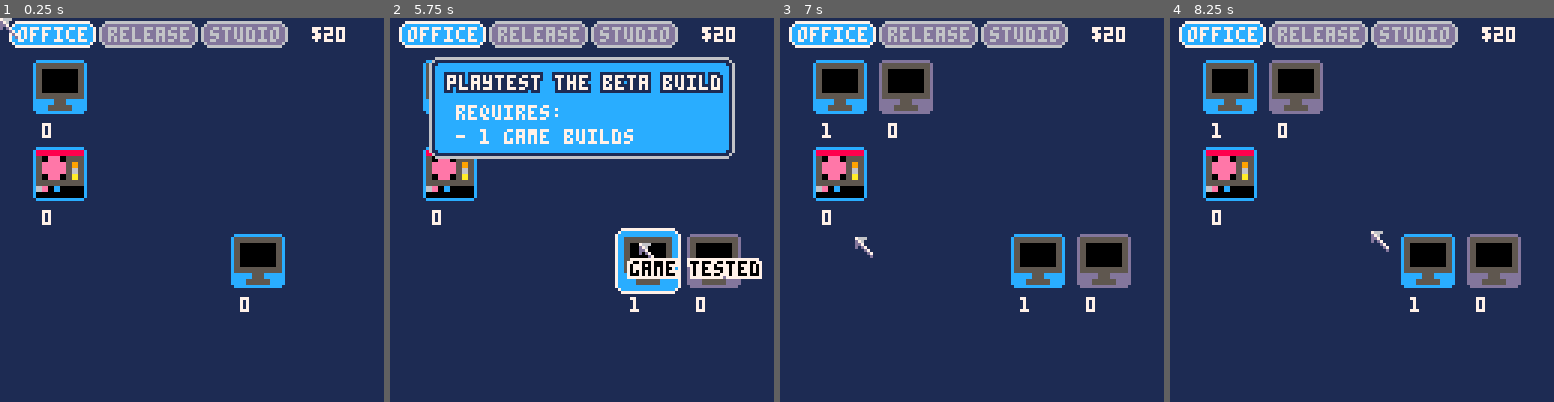
Above: before the commit, frames 1-4 (left to right).
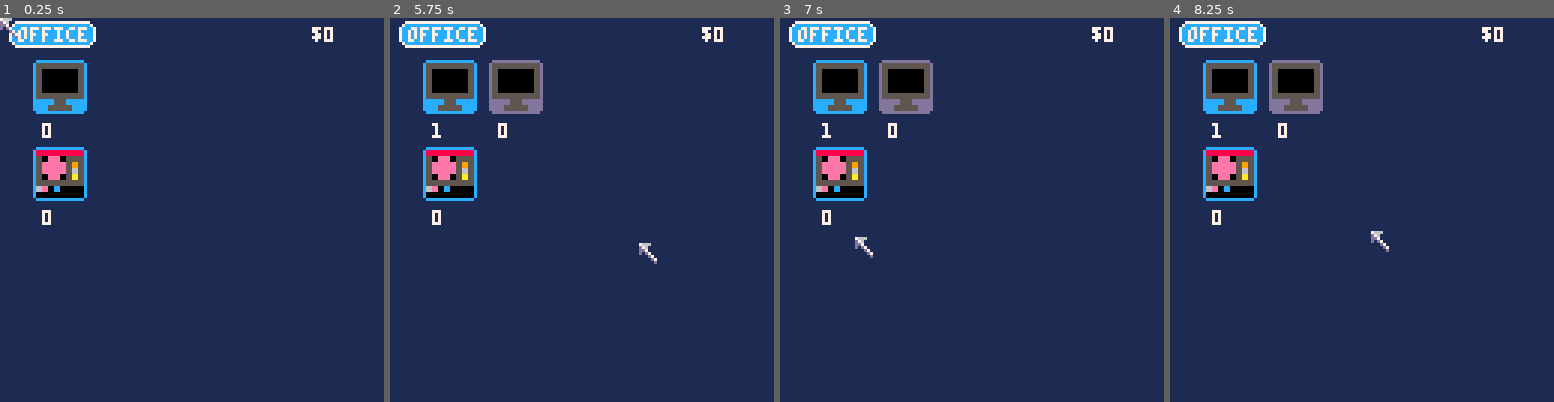
Above: after the commit, the same moments.

Repository: wesen/carts
Game: PICO-8 cartridge games/gamedevgame/gamedevgame.p8
The game is run twice, just before and just after one commit, with the same random seed, the same clock (stepped at 60 frames per second) and the same inputs.
Inputs (mouse positions are in pixels of both pictures, inside the frame that each line leads up to):
- Up to frame 1 (0.25 s): no input
- Up to frame 2 (5.75 s): click (670, 121) at 0.67 s; click (436, 267) at 1.22 s; click (497, 114) at 1.77 s; click (562, 259) at 2.32 s; click (624, 106) at 2.87 s; click (685, 256) at 3.42 s; click (451, 102) at 3.97 s; click (512, 248) at 4.52 s; click (574, 94) at 5.07 s; click (639, 244) at 5.62 s
- Up to frame 3 (7 s): click (1091, 90) at 6.17 s; click (856, 236) at 6.72 s
- Up to frame 4 (8.25 s): click (1308, 83) at 7.27 s; click (1369, 229) at 7.82 s

The runs differ from the first frame. In frame 1, 5.4% of the frame differs, in the area x 25-90%, y 0-77%; in frame 2, 27%, in the area x 10-97%, y 0-77%; in frame 3, 7.4%; in frame 4, 7.4%.

Commit message:
Only show active tabs

Diff:
--- a/games/gamedevgame/gamedevgame.p8
+++ b/games/gamedevgame/gamedevgame.p8
@@ -642,7 +642,6 @@
  self.workers={}
  self.resources={}
  self.tabs={}
- printh("tabs "..tostr(#self.tabs))
  self.money=0
 end)
 
@@ -651,12 +650,14 @@
  local y=3
 
  for i,k in pairs(self.tabs) do
-  local button=k.button
-  button.x=x
-  button.y=y
-  button:draw()
-  x+=button.w+5
-  if (glb_current_tab==k) k:draw()
+  if k.is_visible() then
+   local button=k.button
+   button.x=x
+   button.y=y
+   button:draw()
+   x+=button.w+5
+   if (glb_current_tab==k) k:draw()
+  end
  end
  for _,k in pairs(self.resources) do
   k:draw()
@@ -698,6 +699,7 @@
  button.should_blink=function()
   return button:is_mouse_over() and not button.is_active()
  end
+ self.is_visible=function() return true end
 end)
 
 function cls_tab:draw()
@@ -727,8 +729,14 @@
 end
 
 tab_game=cls_tab.init("office")
+tab_release=cls_tab.init("release")
+tab_release.is_visible=function()
+ return res_build.created
+end
 tab_money=cls_money_tab.init("studio")
-tab_release=cls_tab.init("release")
+tab_money.is_visible=function()
+ return glb_resource_manager.money>0 or #glb_resource_manager.workers>0
+end
 
 glb_resource_manager.tabs={tab_game,tab_release,tab_money}
 glb_current_tab=tab_game
@@ -1115,7 +1123,7 @@
  "game tested",
  tab_game
 )
-res_build.created=true
+-- res_build.created=true
 
 res_release=resource_cls.init(
  "release",
@@ -1206,7 +1214,6 @@
  self.cost=0
  self.hire_worker=nil
  self.no_salary_t=0
- add(glb_resource_manager.workers,self)
 end)
 
 function cls_worker:update()
@@ -1420,6 +1427,7 @@
  w.cost=self.salary
  w.hire_worker=self
  add(self.workers,w)
+ add(glb_resource_manager.workers,w)
  cls_score_particle.init(mid(glb_mouse_x+5,5,80),glb_mouse_y+8,
   "hired a "..self.name,0,7)
  w.spr=self.spr
@@ -1514,7 +1522,7 @@
   -- cls_youtuber.init(3)
   -- cls_twitcher.init(3)
   -- cls_twitcher.init(3)
-  glb_resource_manager.money=20
+  glb_resource_manager.money=0
  end
 end
 
--- a/games/gamedevgame/hire_worker.lua
+++ b/games/gamedevgame/hire_worker.lua
@@ -58,6 +58,7 @@
  w.cost=self.salary
  w.hire_worker=self
  add(self.workers,w)
+ add(glb_resource_manager.workers,w)
  cls_score_particle.init(mid(glb_mouse_x+5,5,80),glb_mouse_y+8,
   "hired a "..self.name,0,7)
  w.spr=self.spr
--- a/games/gamedevgame/main.lua
+++ b/games/gamedevgame/main.lua
@@ -18,7 +18,7 @@
   -- cls_youtuber.init(3)
   -- cls_twitcher.init(3)
   -- cls_twitcher.init(3)
-  glb_resource_manager.money=20
+  glb_resource_manager.money=0
  end
 end
 
--- a/games/gamedevgame/resourcemanager.lua
+++ b/games/gamedevgame/resourcemanager.lua
@@ -2,7 +2,6 @@
  self.workers={}
  self.resources={}
  self.tabs={}
- printh("tabs "..tostr(#self.tabs))
  self.money=0
 end)
 
@@ -11,12 +10,14 @@
  local y=3
 
  for i,k in pairs(self.tabs) do
-  local button=k.button
-  button.x=x
-  button.y=y
-  button:draw()
-  x+=button.w+5
-  if (glb_current_tab==k) k:draw()
+  if k.is_visible() then
+   local button=k.button
+   button.x=x
+   button.y=y
+   button:draw()
+   x+=button.w+5
+   if (glb_current_tab==k) k:draw()
+  end
  end
  for _,k in pairs(self.resources) do
   k:draw()
--- a/games/gamedevgame/resources.lua
+++ b/games/gamedevgame/resources.lua
@@ -193,7 +193,7 @@
  "game tested",
  tab_game
 )
-res_build.created=true
+-- res_build.created=true
 
 res_release=resource_cls.init(
  "release",
--- a/games/gamedevgame/tab.lua
+++ b/games/gamedevgame/tab.lua
@@ -12,6 +12,7 @@
  button.should_blink=function()
   return button:is_mouse_over() and not button.is_active()
  end
+ self.is_visible=function() return true end
 end)
 
 function cls_tab:draw()
@@ -41,8 +42,14 @@
 end
 
 tab_game=cls_tab.init("office")
+tab_release=cls_tab.init("release")
+tab_release.is_visible=function()
+ return res_build.created
+end
 tab_money=cls_money_tab.init("studio")
-tab_release=cls_tab.init("release")
+tab_money.is_visible=function()
+ return glb_resource_manager.money>0 or #glb_resource_manager.workers>0
+end
 
 glb_resource_manager.tabs={tab_game,tab_release,tab_money}
 glb_current_tab=tab_game
--- a/games/gamedevgame/worker.lua
+++ b/games/gamedevgame/worker.lua
@@ -13,7 +13,6 @@
  self.cost=0
  self.hire_worker=nil
  self.no_salary_t=0
- add(glb_resource_manager.workers,self)
 end)
 
 function cls_worker:update()
